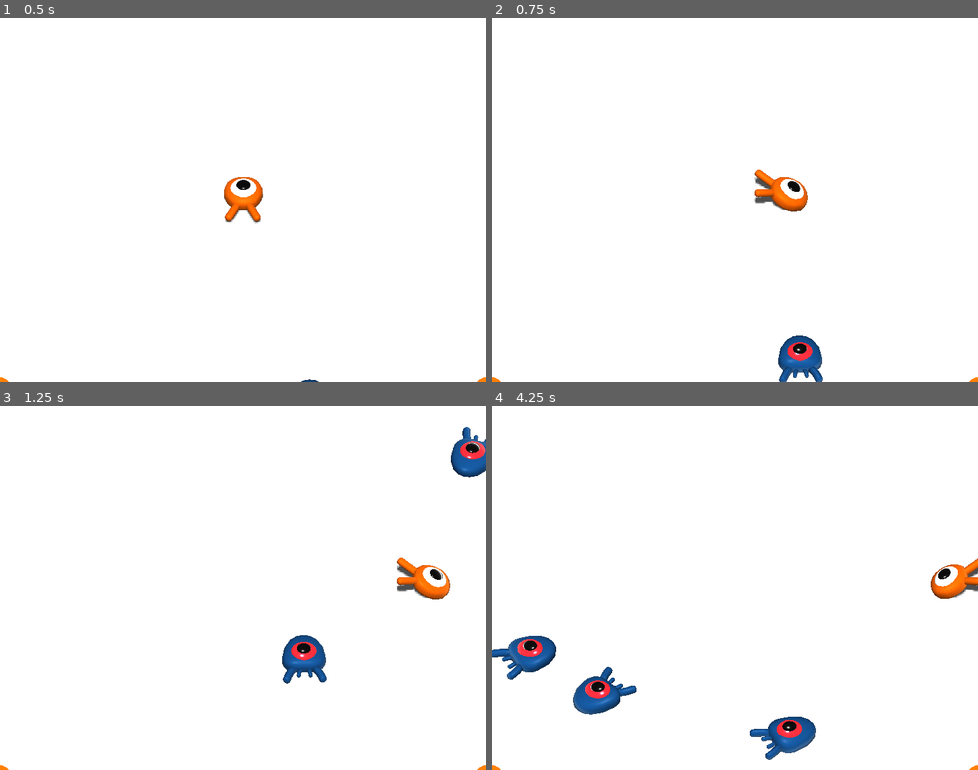
Above: before the commit, frames 1-4 (two rows, left to right).
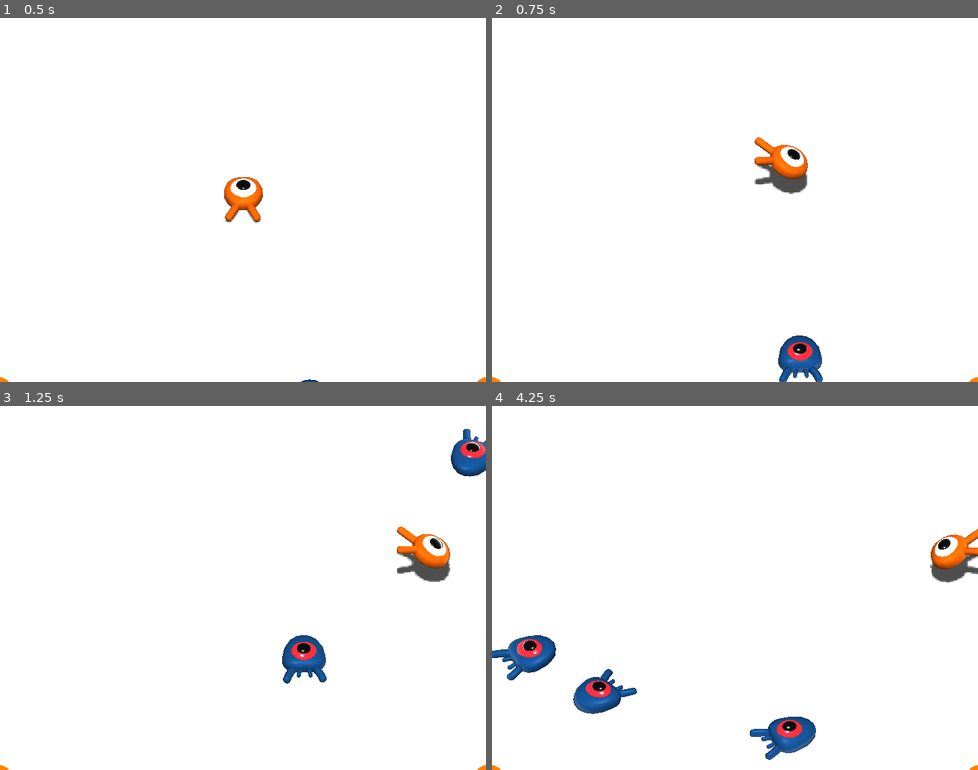
Above: after the commit, the same moments.

Repository: Jade1724/godot-my-first-3d-game
Game: Godot game, scene res://Main.tscn
Two runs of this game, one before a commit and one after it. Both use one fixed random seed, a clock stepped at 60 frames per second and the inputs below. The project has no main scene, so this scene is started directly.
Inputs:
- Up to frame 1 (0.5 s): no input
- Up to frame 2 (0.75 s): tap Enter at 0.5 s; hold Right (move_right) from 0.53 s (still down); hold Space (jump) from 0.53 s (still down)
- Up to frame 3 (1.25 s): keep holding Right (move_right); keep holding Space (jump)
- Up to frame 4 (4.25 s): release Right (move_right) at 1.28 s; release Space (jump) at 1.28 s; hold Down (move_back) 1.28-2.03 s; tap Space (jump) at 1.35, 1.52, 1.82, 2.85, 3.02, 3.32 s; hold Right (move_right) 2.03-2.78 s; hold Space (jump) 2.03-2.78 s; hold Up (move_forward) 2.78-3.53 s; hold Left (move_left) from 3.53 s (still down); hold Space (jump) from 3.53 s (still down)

Frame 1 is identical in both runs. In frame 2, 1.5% of the frame differs, in the area x 53-65%, y 32-54%; in frame 3, 1.6%; in frame 4, 1.6%, in the area x 0-100%, y 33-85%.

Commit message:
Added jumping logic to Player script

Diff:
--- a/Player.gd
+++ b/Player.gd
@@ -4,6 +4,8 @@
 export var speed = 14
 # The downward acceleration when in the air, in meters per second squared.
 export var fall_acceleration = 75
+# Vertical impulse appliced to the character upon jumping in meters per second.
+export var jump_impulse = 20
 
 var velocity = Vector3.ZERO
 
@@ -30,5 +32,10 @@
 	velocity.z = direction.z * speed
 	# Vertical velocity
 	velocity.y -= fall_acceleration * delta
+
+	# Jumping
+	if is_on_floor() and Input.is_action_pressed("jump"):
+		velocity.y += jump_impulse
+
 	# Moving the character
 	velocity = move_and_slide(velocity, Vector3.UP)
--- a/Player.tscn
+++ b/Player.tscn
@@ -7,6 +7,7 @@
 radius = 1.02144
 
 [node name="Player" type="KinematicBody"]
+collision_mask = 6
 script = ExtResource( 2 )
 
 [node name="Pivot" type="Spatial" parent="."]
